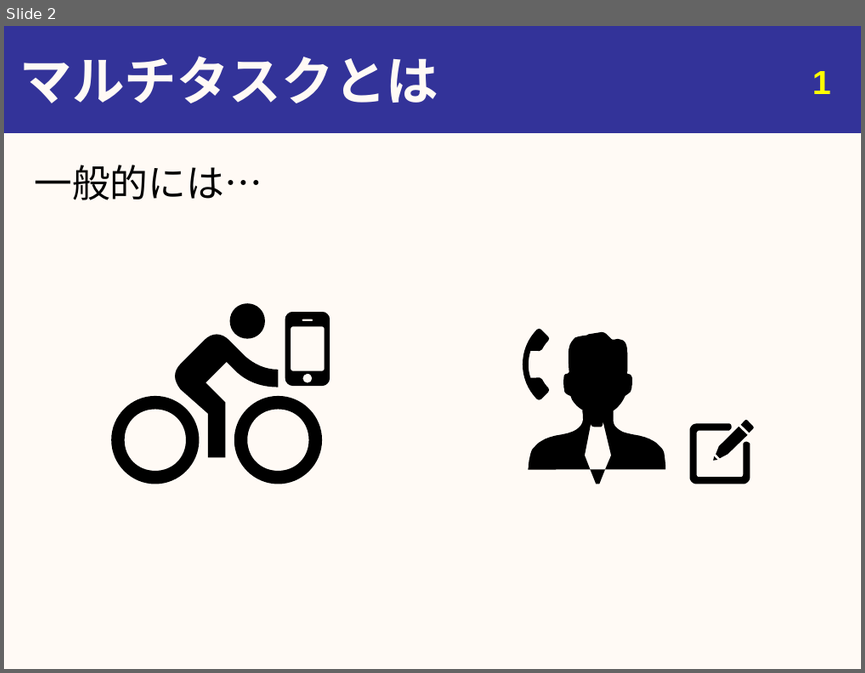
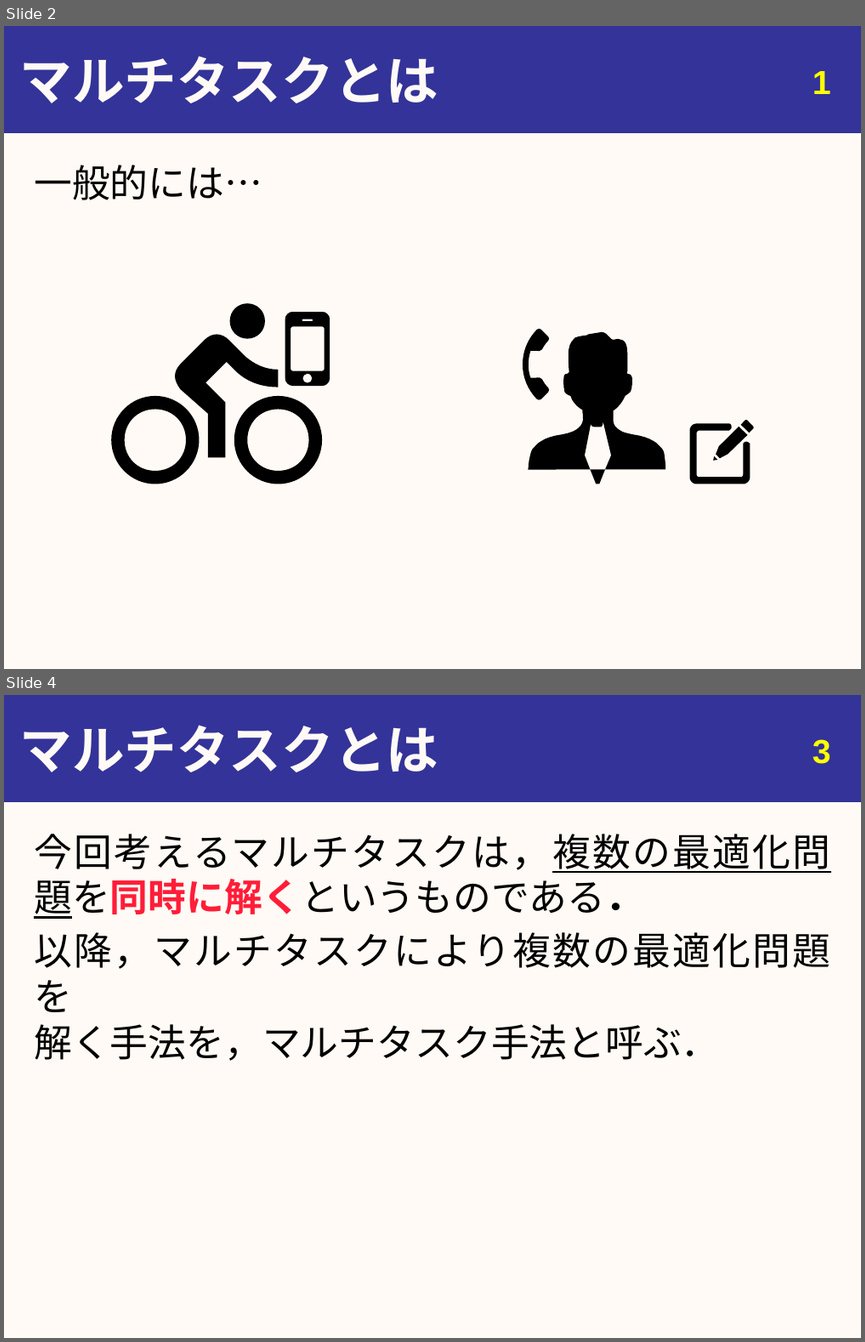
Before and after one commit to youle921/Slide-maintain, a slide deck: abstract/Slides/bachelor_thesis.pptx. Shown one above the other, each under a label of ours: slide 2 before the commit, slides 2 and 4 after it; the slides between them are not shown. The pictures are 865x673 and 865x1342 pixels, drawn with LibreOffice and Linux fonts; fonts in the diff are those of the drawing. Boxes give left, top, right and bottom in pixels: in the first picture for what was removed or moved away, otherwise in the second. Text is boxed around its words. In the diff, an @@ line names an element or a change of style, - is before the commit and + after.

```diff
--- a/abstract/Slides/bachelor_thesis.pptx
+++ b/abstract/Slides/bachelor_thesis.pptx
@@ slide 4 added at box(4, 695, 861, 1338), background #FFFAF5; not listed: 1 template element that a slide beside it also shows @@
@@ title added at box(19, 725, 438, 772), 44 pt, text #FFFAF5, bold @@
+マルチタスクとは
@@ page number added at box(812, 739, 831, 764), 28 pt, text #FFFF00, bold @@
+3
@@ text added at box(34, 834, 830, 1061), 32 pt, text #000000 @@
+今回考えるマルチタスクは，複数の最適化問題を同時に解くというものである．
+以降，マルチタスクにより複数の最適化問題を
+解く手法を，マルチタスク手法と呼ぶ．
```
Also in this commit, not shown: 15 slides changed, 3 other slides added, 2 slides removed, 9 other files.
